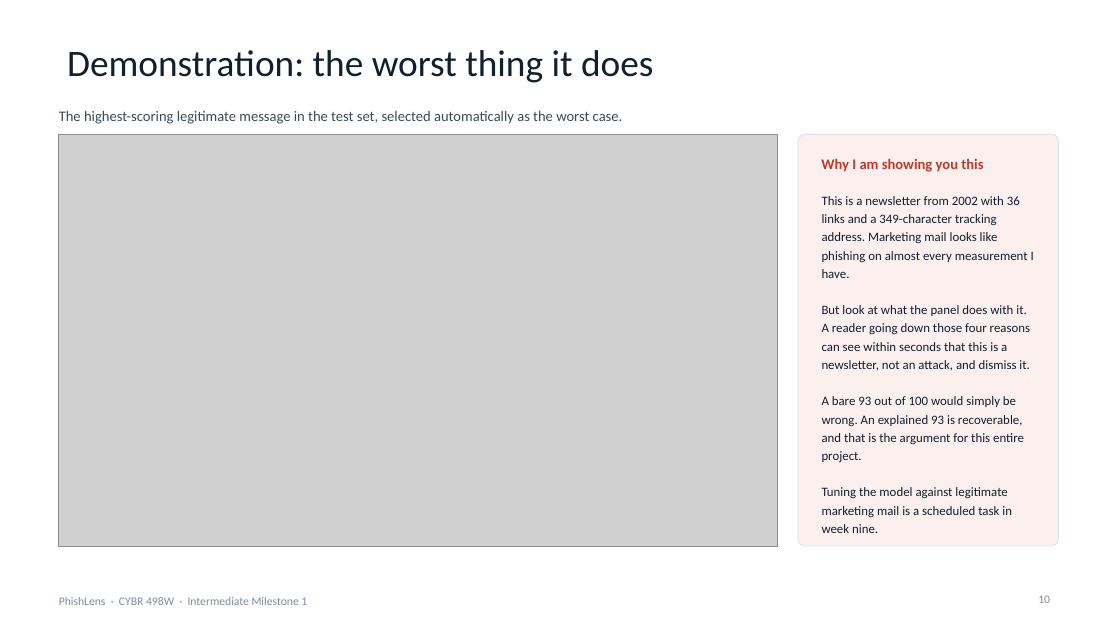
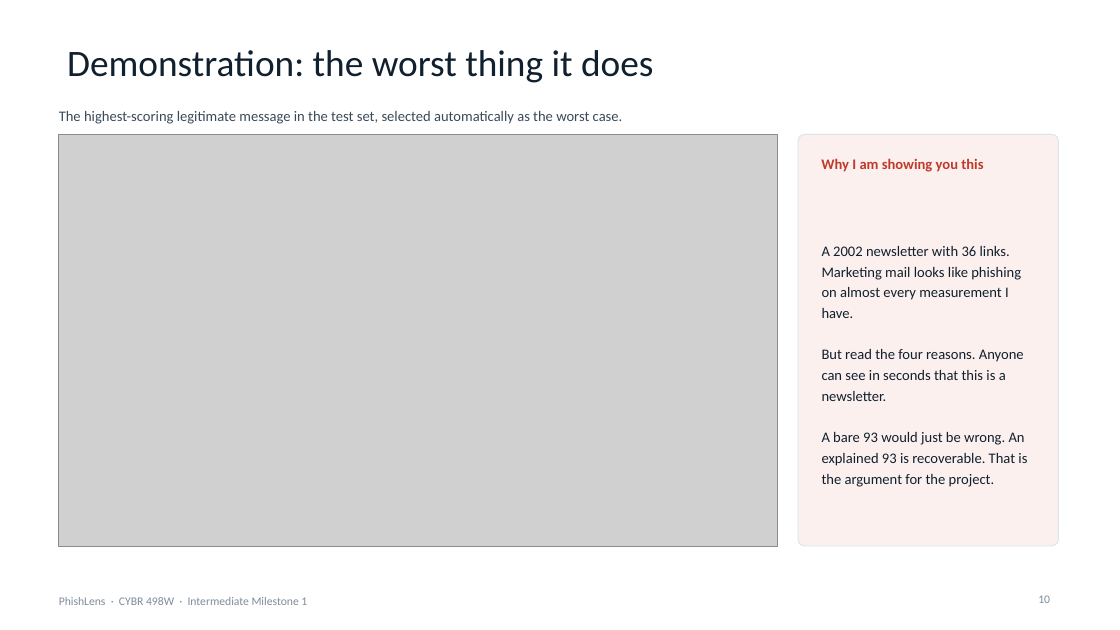
Before and after one commit to connorschell/PhishLens, a slide deck: slide 10 of 06_Deliverables/IM1_Presentation.pptx. Drawn at 1120x630 pixels with LibreOffice and Linux fonts; fonts in the diff are those of the drawing; grey boxes stand for pictures. Boxes give left, top, right and bottom in pixels: in the first picture for what was removed or moved away, otherwise in the second. Text is boxed around its words. In the diff, an @@ line names an element or a change of style, - is before the commit and + after.

```diff
--- a/06_Deliverables/IM1_Presentation.pptx
+++ b/06_Deliverables/IM1_Presentation.pptx
@@ text at (822, 246, 1027, 487): text changed; size 11 to 12.5 pt @@
-This is a newsletter from 2002 with 36 links and a 349-character tracking address. Marketing mail looks like phishing on almost every measurement I have.
-But look at what the panel does with it. A reader going down those four reasons can see within seconds that this is a newsletter, not an attack, and dismiss it.
-A bare 93 out of 100 would simply be wrong. An explained 93 is recoverable, and that is the argument for this entire project.
-Tuning the model against legitimate marketing mail is a scheduled task in week nine.
+A 2002 newsletter with 36 links. Marketing mail looks like phishing on almost every measurement I have.
+But read the four reasons. Anyone can see in seconds that this is a newsletter.
+A bare 93 would just be wrong. An explained 93 is recoverable. That is the argument for the project.
```
Also in this commit, not shown: 9 other slides changed, 4 other files.
